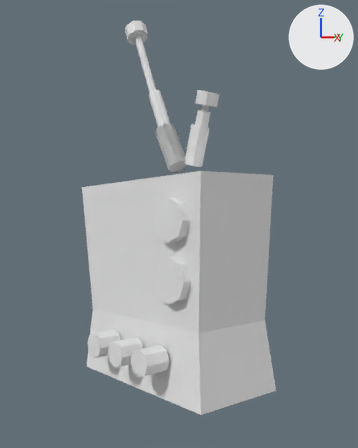
What one commit did to the Blender file Blender 3D - Modelagem inorgânica/02_blender/prop_tv_01.blend.
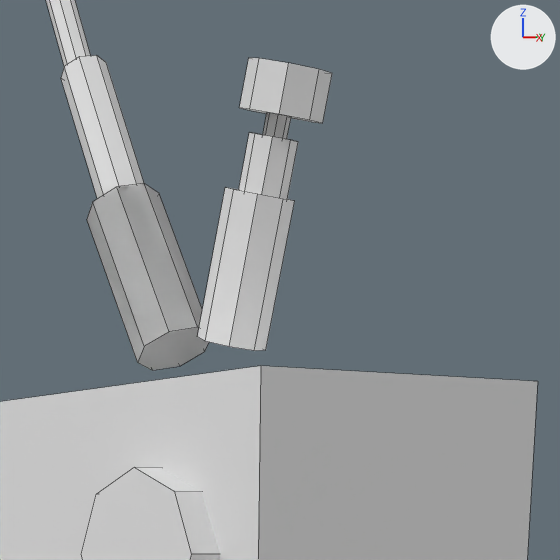
The first picture shows the older version from a 50 mm lens placed at (10.28, -8.65, 4.77), pointed at (-0.01, 0.15, 4.65). The close-ups show both versions on the part from 37% to 78% of the width and 17% to 49% of the height of that picture; other places that the commit changed are outside them. The lights are fixed; the arrows at upper right show +X, +Y and +Z. The close-ups show mesh edges as thin lines.
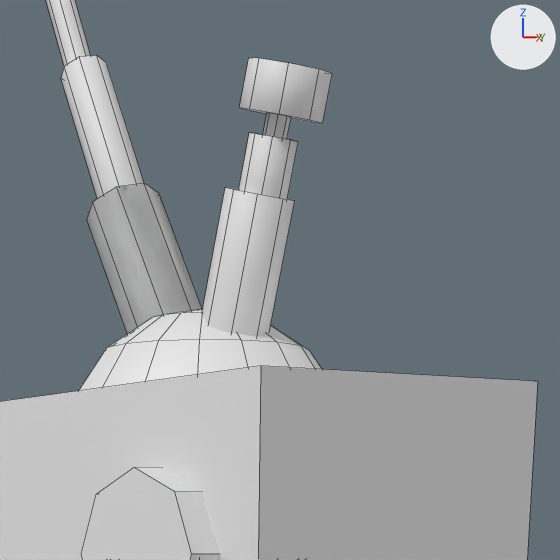
Pixel boxes [x1, y1, x2, y2] of what changed, in the close-ups (560 x 560 px):
'Sphere', added
    after: [78, 309, 322, 391]
part 1 of me_cylinder_011, shading changed
    both: [202, 188, 294, 337]
part 2 of me_cylinder_014, shading changed
    both: [239, 58, 332, 123]

What changed in the scene script:
```text
Change me_cylinder_011:
    where me_cylinder_011.from_pydata(...)  # 16 vertices, 10 faces; spans x -1.0..1.0, y -1.0..1.0, z -1.0..1.0
    used by ob_cylinder_010; location = (1.015, -0.134, 6.633); rotation_euler = (0.0, 0.28, 0.0), in degrees (0, 16, 0); scale = (0.232, 0.232, 0.498)
    me_cylinder_011 part 1: all faces are now shaded smooth (10 of 10 changed)
Change me_cylinder_014:
    where me_cylinder_014.from_pydata(...)  # 16 vertices, 10 faces; spans x -0.99..1.01, y -1.0..1.0, z -0.34..0.33
    used by ob_cylinder_013; location = (1.395, -0.134, 7.749); rotation_euler = (0.0, 0.28, 0.0), in degrees (0, 16, 0); scale = (0.274, 0.274, 0.478)
    me_cylinder_014 part 2: all faces are now shaded smooth (10 of 10 changed)
Add me_sphere:
    me_sphere.from_pydata(...)  # a UV sphere (16 segments, 8 rings, poles along z) spanning x -1.0..1.0, y -1.0..1.0, z -1.0..1.0
    me_sphere.polygons.foreach_set('use_smooth', [True] * 128)
Add ob_sphere:
    ob_sphere = bpy.data.objects.new('Sphere', me_sphere)
    ob_sphere.location = (0.495, -0.024, 5.436)
```
